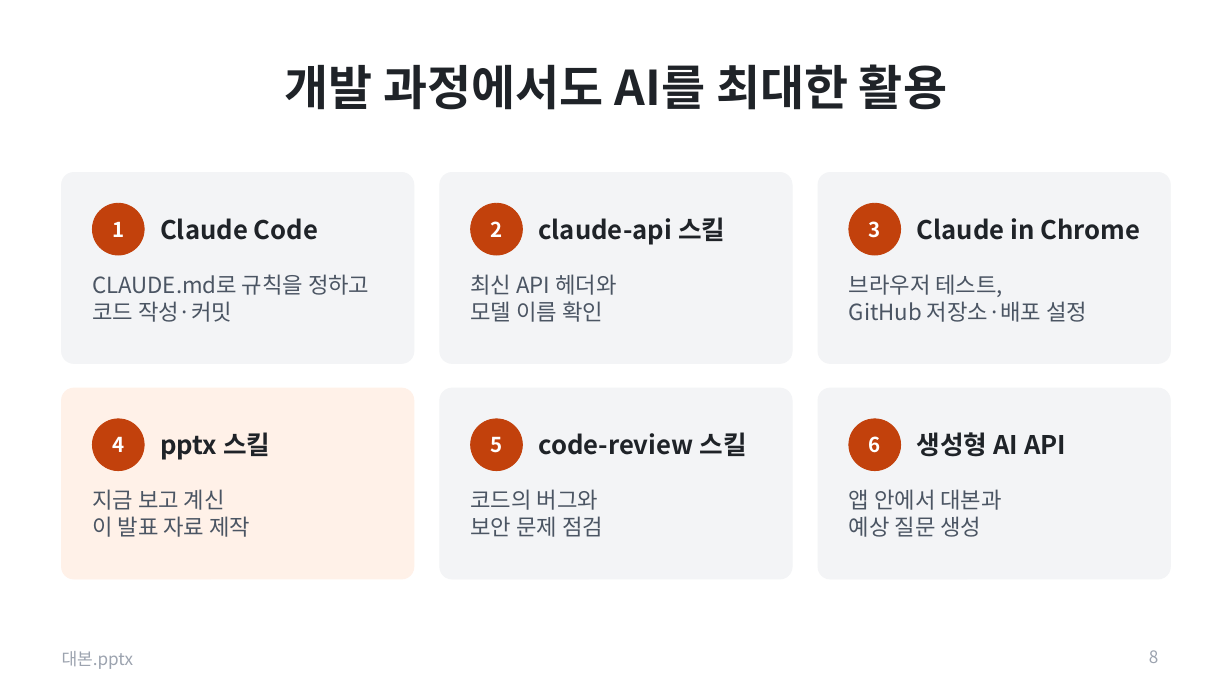
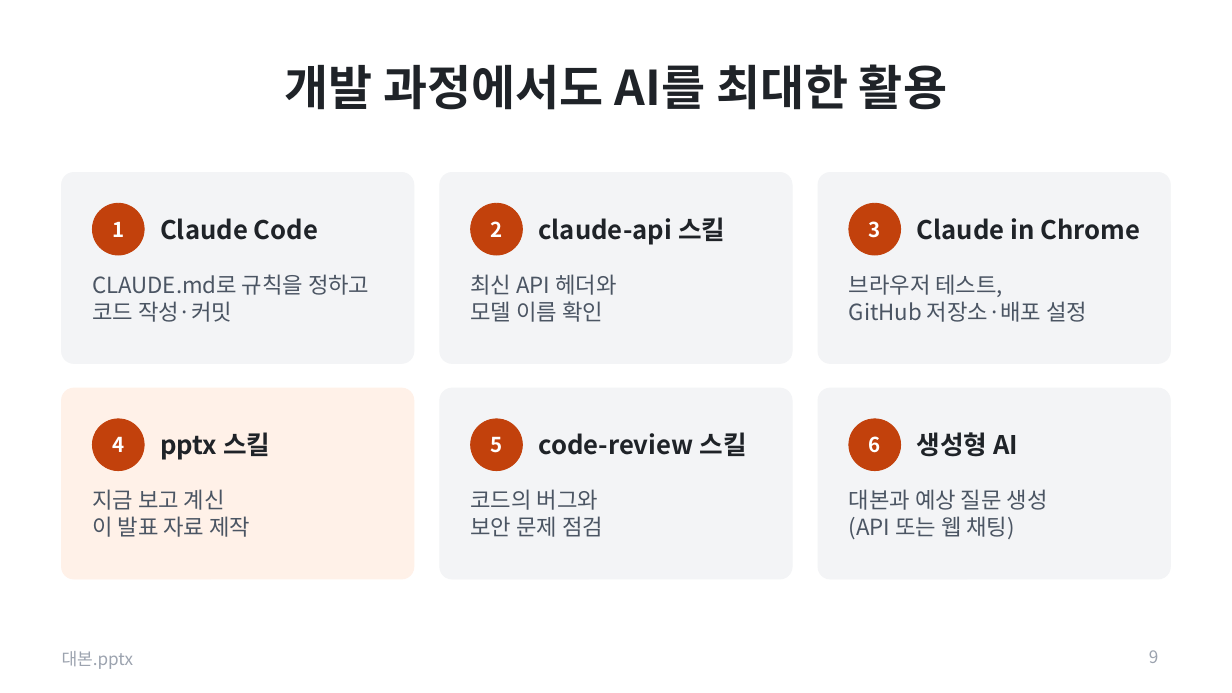
Before and after one commit to koojabin/daebon-pptx, a slide deck: slide 9 of docs/발표자료.pptx (slide 8 before the commit). Drawn at 1232x693 pixels with LibreOffice and Linux fonts; fonts in the diff are those of the drawing. Boxes give left, top, right and bottom in pixels: in the first picture for what was removed or moved away, otherwise in the second. Text is boxed around its words. In the diff, an @@ line names an element or a change of style, - is before the commit and + after.

```diff
--- a/docs/발표자료.pptx
+++ b/docs/발표자료.pptx
@@ text at (917,432,1018,457): text changed @@
-생성형 AI API
+생성형 AI
@@ text at (849,489,1048,539): text changed @@
-앱 안에서 대본과
-예상 질문 생성
+대본과 예상 질문 생성
+(API 또는 웹 채팅)
@@ page number at (1149,650,1159,663): text changed @@
-8
+9
```
Also in this commit, not shown: 1 other slide changed, 1 slide added, 1 other file.
